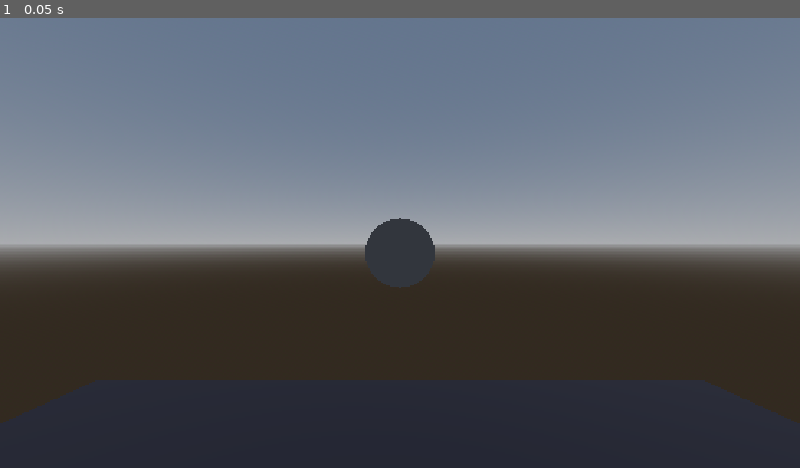
Above: before the commit, frame 1.
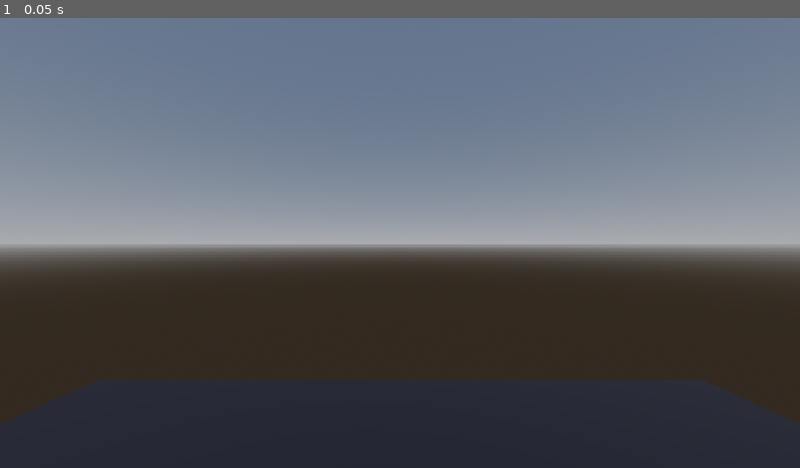
Above: after the commit, the same moment.

Repository: aarya-tanwade-vesit/geocode
Game: Godot game, scene res://Scenes/world.tscn
Same seed, same stepped clock (60 frames per second), same inputs: the game is played once before the commit and once after it.
Inputs:
- Up to frame 1 (0.05 s): no input

The runs differ from the first frame. In frame 1, 0.7% of the frame differs, in the area x 45-55%, y 44-60%.

Commit message:
Update world.tscn

Diff:
--- a/godot/Scenes/world.tscn
+++ b/godot/Scenes/world.tscn
@@ -17,11 +17,6 @@
 [sub_resource type="StandardMaterial3D" id="StandardMaterial3D_g4v7s"]
 albedo_color = Color(0.018988507, 0.0077489936, 0.074264266, 1)
 
-[sub_resource type="CylinderMesh" id="CylinderMesh_g4v7s"]
-top_radius = 1.2749023
-bottom_radius = 1.2749023
-height = 0.8105469
-
 [node name="World" type="Node3D" unique_id=1634765580]
 script = ExtResource("1_a02cp")
 
@@ -39,8 +34,4 @@
 [node name="FSOC_camera" parent="." unique_id=678016351 instance=ExtResource("2_go701")]
 transform = Transform3D(1, 0, 0, 0, 1, 0, 0, 0, 1, 0, 1, 0)
 
-[node name="MeshInstance3D" type="MeshInstance3D" parent="." unique_id=768136194]
-transform = Transform3D(1, 0, 0, 0, -4.371139e-08, -1, 0, 1, -4.371139e-08, 0, 2.4286928, -11.577911)
-mesh = SubResource("CylinderMesh_g4v7s")
-
 [editable path="FSOC_camera"]
